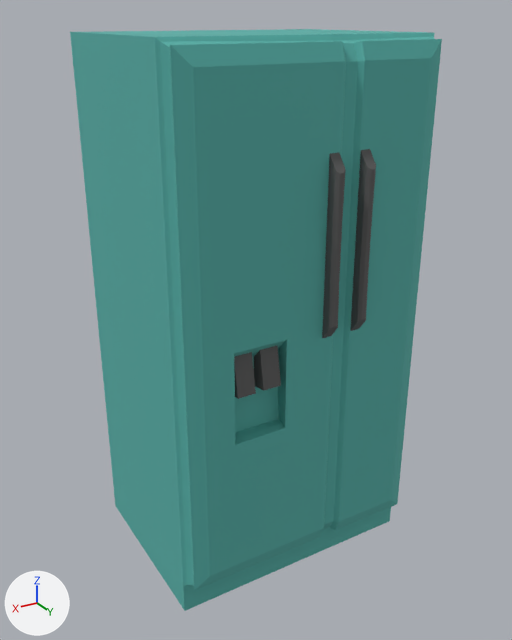
Renders of the FBX model Ripple Effect/Assets/Resources/Models/RoomModels/RE_RKitchenFridge.FBX from each side of a commit.
The view is the same before and after, from a camera (50 mm lens) standing at (2.26, 3.76, 3.55) and looking at (0.02, 0.01, 1.68). Arrows for +X, +Y and +Z are at lower left; the lights stay in place. Where no turn or scale is listed for an object, it has been applied to the vertices.

Names of what the first picture shows: 'RE_RKitchenFridge'.
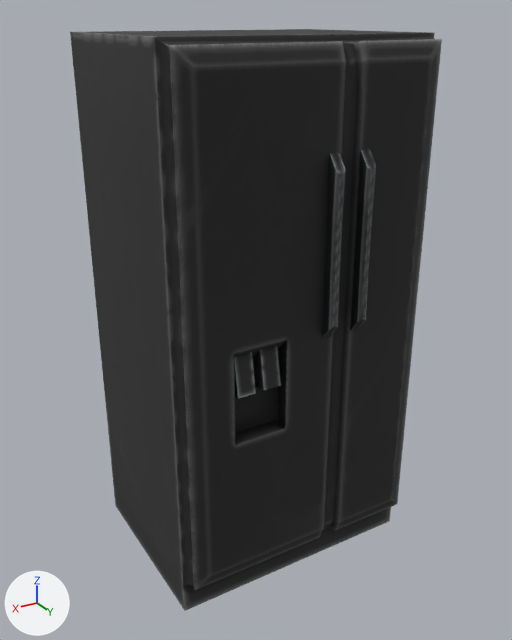
Where the change shows, as pixel boxes (x1, y1, x2, y2) in the pictures (512 x 640 px):
'RE_RKitchenFridge', surface changed (cyan to black): (70, 29, 442, 611) in both

Patch to the scene script:
```diff
--- a/Ripple Effect/Assets/Resources/Models/RoomModels/RE_RKitchenFridge.FBX.py
+++ b/Ripple Effect/Assets/Resources/Models/RoomModels/RE_RKitchenFridge.FBX.py
@@ img_albedo_porcilain_png @@
+img_albedo_porcilain_png = load_image('Albedo_Porcilain.png', '_unpacked/Albedo_Porcilain.png', 1024, 1024, 'sRGB')
@@ img_albedo_metal_png @@
+img_albedo_metal_png = load_image('Albedo_Metal.png', '_unpacked/Albedo_Metal.png', 1024, 1024, 'sRGB')
@@ mat_metal @@
 mat_metal = principled_material('Metal')
-mat_metal.base_color = (0.106, 0.106, 0.106)  # dark grey #5c5c5c
+mat_metal.texture = img_albedo_metal_png  # with its transparency
 mat_metal.roughness = 0.859
@@ mat_porcilain @@
 mat_porcilain = principled_material('Porcilain')
-mat_porcilain.base_color = (0.0941, 0.439, 0.396)  # cyan #56b1a9
+mat_porcilain.texture = img_albedo_porcilain_png  # with its transparency
 mat_porcilain.roughness = 0.859
@@ me_mesh @@
 me_mesh.from_pydata(...)  # 132 vertices, 118 faces; spans x -0.86..0.86, y -0.73..0.73, z 0.0..3.46
 # used by ob_re_rkitchenfridge; location = (0.0, 0.0, 0.0)
+# me_mesh part 1: texture (UV) coordinates of 118 of 118 faces, centred in x -0.86..0.86, y -0.73..0.73, z 0.0..3.46, changed; they spanned u 0.01..0.93, v 0.13..1.0 and now span u 0.01..0.99, v 0.0..1.0
 me_mesh.materials.append(mat_metal)
```
